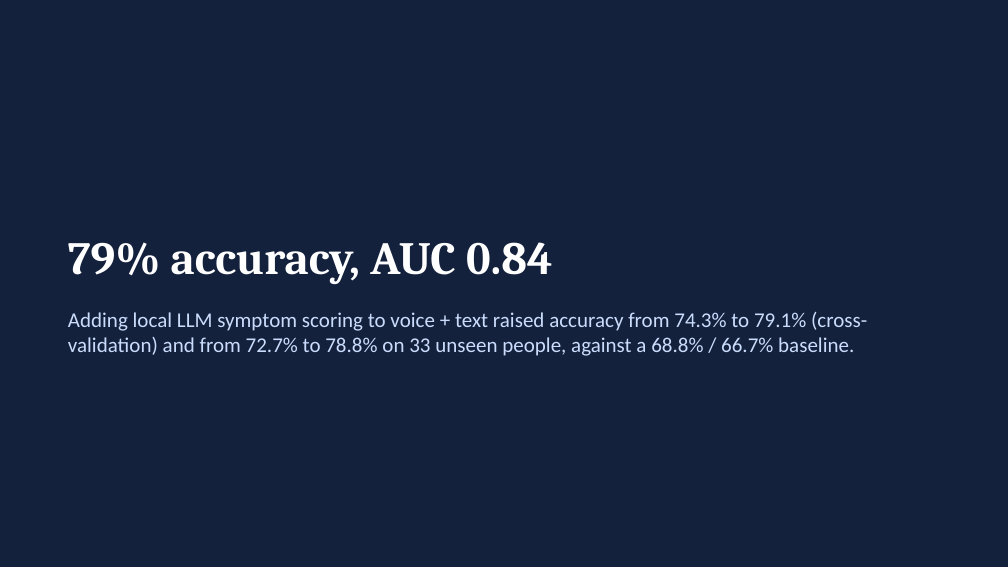
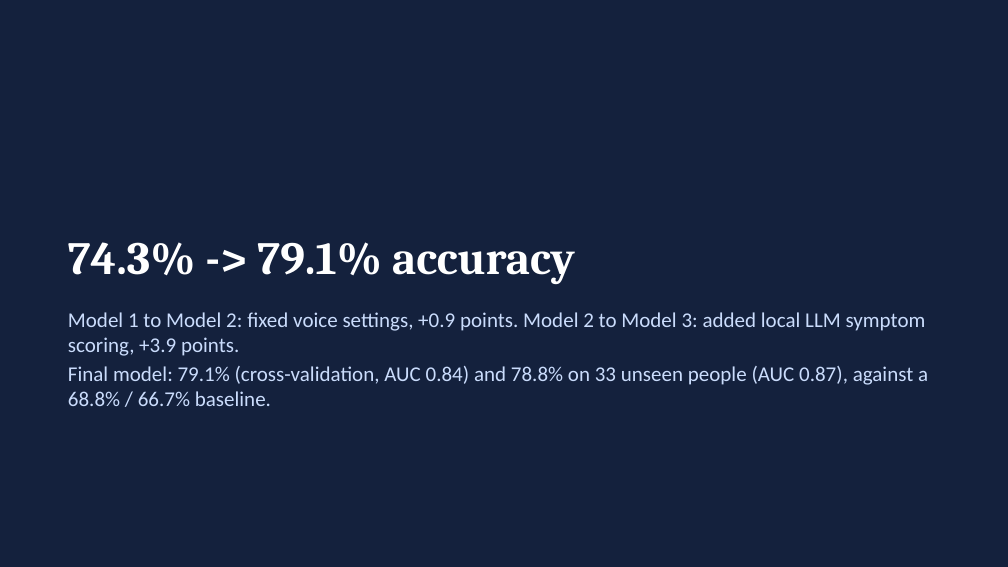
Before and after one commit to Vivan182005/depression-detection, a slide deck: slide 23 of reports/research_v2/Final_Model_Results.pptx (slide 13 before the commit). Drawn at 1008x567 pixels with LibreOffice and Linux fonts; fonts in the diff are those of the drawing. Boxes give left, top, right and bottom in pixels: in the first picture for what was removed or moved away, otherwise in the second. Text is boxed around its words. In the diff, an @@ line names an element or a change of style, - is before the commit and + after.

```diff
--- a/reports/research_v2/Final_Model_Results.pptx
+++ b/reports/research_v2/Final_Model_Results.pptx
@@ title at <box>68,242,575,284</box>: text changed @@
-79% accuracy, AUC 0.84
+74.3% -> 79.1% accuracy
@@ text at <box>68,312,928,406</box>: text changed @@
-Adding local LLM symptom scoring to voice + text raised accuracy from 74.3% to 79.1% (cross-validation) and from 72.7% to 78.8% on 33 unseen people, against a 68.8% / 66.7% baseline.
+Model 1 to Model 2: fixed voice settings, +0.9 points. Model 2 to Model 3: added local LLM symptom scoring, +3.9 points.
+Final model: 79.1% (cross-validation, AUC 0.84) and 78.8% on 33 unseen people (AUC 0.87), against a 68.8% / 66.7% baseline.
```
Also in this commit, not shown: 9 other slides changed, 13 slides added, 3 slides removed, 5 other files.
